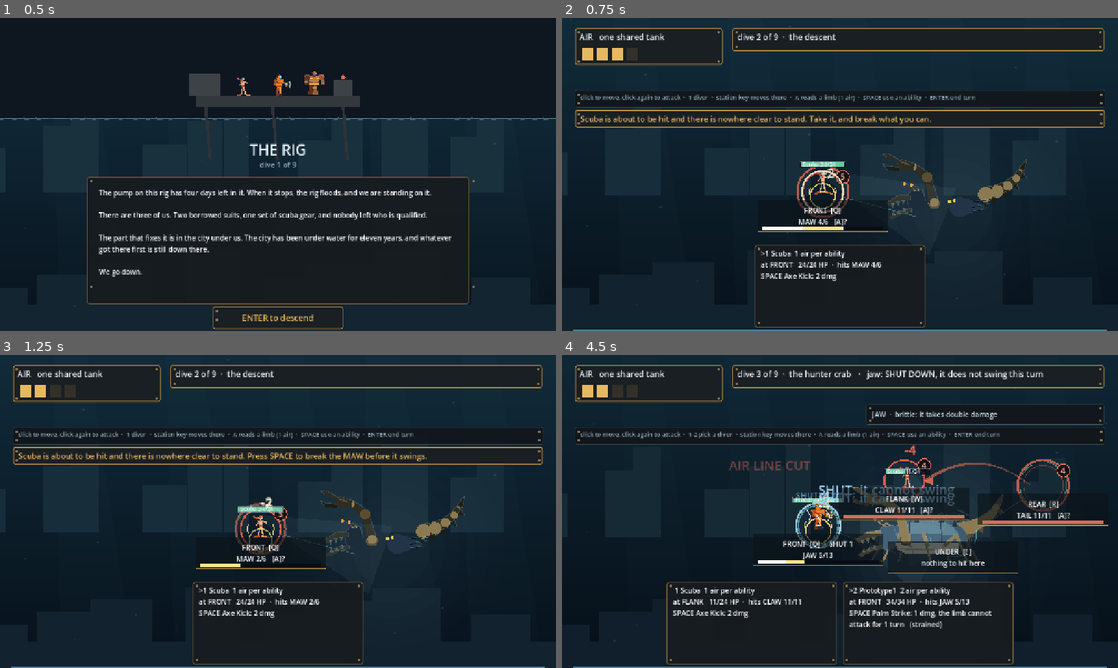
Above: before the commit, frames 1-4 (two rows, left to right).
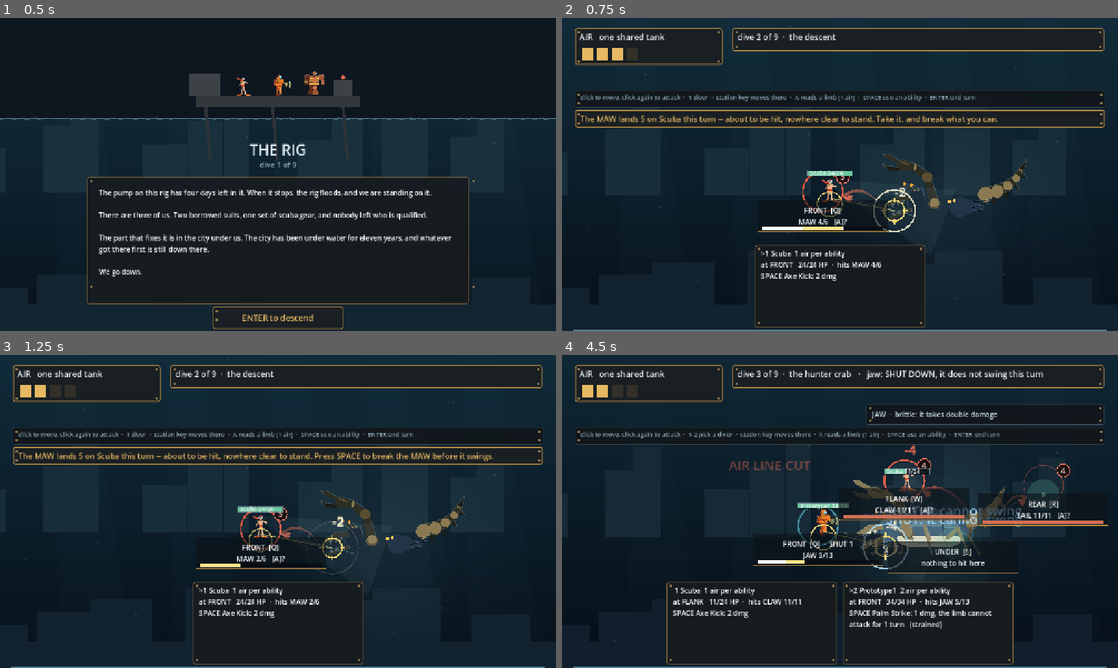
Above: after the commit, the same moments.

Repository: ImmortalDemonGod/salvage
Game: Godot game, scene res://game/main.tscn
The game is run twice, just before and just after one commit, with the same random seed, the same clock (stepped at 60 frames per second) and the same inputs.
Inputs (mouse positions are in pixels of both pictures, inside the frame that each line leads up to):
- Up to frame 1 (0.5 s): no input
- Up to frame 2 (0.75 s): tap Enter at 0.5 s; move the mouse to (962, 158) at 0.52 s; hold Right from 0.53 s (still down); tap 1 at 0.6 s; click (962, 158) at 0.67 s
- Up to frame 3 (1.25 s): keep holding Right; tap Space at 0.77 s
- Up to frame 4 (4.5 s): release Right at 1.25 s; tap Enter at 1.25, 3.5, 4.25 s; drag from (728, 527) to (812, 574) at 1.27 s; move the mouse to (895, 442) at 2.02 s; hold Right 2.03-2.75 s; tap 3 at 2.1 s; drag from (812, 574) to (673, 464) at 2.77 s; move the mouse to (1006, 558) at 3.52 s; hold A 3.53-4.25 s; tap Q at 3.6 s; tap Space at 3.77 s; drag from (673, 464) to (756, 433) at 4.27 s

Frame 1 is identical in both runs. In frame 2, 2.0% of the frame differs, in the area x 3-79%, y 31-69%; in frame 3, 1.5%; in frame 4, 4.5%, in the area x 41-92%, y 33-69%.

Commit message:
everything meant to sit on the creature was floating beside it
The closing review's two blockers shared one root. _limb_at() returned
the STATION's position, so the reticle, the trait glyphs and the origin
of every attack arc drew in open water next to the creature instead of on
it. A reviewer read the brittle cracks as a current marker, because they
were floating in an empty circle 130px from the jaw. The limb anchor now
sits on the creature's mass, which fixes the reticle, the traits and the
arcs in one line.

The reticle itself was two thin arcs nobody could find. It is bold now,
with a visible tether from the diver to the limb: where you stand deciding
what you hit is the one relationship this redesign exists to teach, and it
had no visible expression.

Move halos looked like attack rings -- a reviewer found a damage badge on
an empty station and a may-stand halo side by side, in the same visual
language. A place you may stand is GROUND now: a soft filled teal disc at
the station's base. A place an attack lands stays a red ring. The two
vocabularies no longer share a shape.

And the same escape sentence appeared verbatim on six consecutive screens,
reading as stuck debug text. It names the attacker and the number now --
"The ARM lands 6 on Scuba this turn" -- so every instance is visibly about
this turn, not wallpaper.

Diff:
--- a/game/main.gd
+++ b/game/main.gd
@@ -429,11 +429,15 @@
 			return i
 	return -1
 
+func _body_at() -> Vector2:
+	var ap: Array = combat.enc.art.pos
+	return Vector2(float(ap[0]), float(ap[1])) + Vector2(0, 150)
+
 func _limb_at(idx: int) -> Vector2:
 	for st in range(5):
 		if int(combat.STATION_LIMB[st]) == idx:
-			return place(st)
-	return Vector2(DESIGN.x * 0.72, DESIGN.y * 0.45)
+			return place(st).lerp(_body_at(), 0.55)
+	return _body_at()
 
 func _amount(line: String) -> int:
 	var at := line.rfind(" for ")
@@ -672,6 +676,15 @@
 # suggestion it makes is legal by construction: a station must be open,
 # unthreatened, EMPTY and affordable, and an attack is only offered as an
 # alternative if it actually stops the hit.
+func _incoming(d) -> String:
+	for it in combat.intents():
+		if int(combat.limb_stun[int(it.limb)]) > 0 or combat.limb_broken[int(it.limb)]:
+			continue
+		if int(d.station) in it.stations:
+			return "The %s lands %d on %s this turn" % [
+				String(combat.LIMB_NAMES[int(it.limb)]).to_upper(), int(it.dmg), d.dname]
+	return "%s is about to be hit" % d.dname
+
 func _escape_line(d) -> String:
 	var refuge := -1
 	for st in combat.OPEN_STATIONS:
@@ -699,14 +712,14 @@
 					"SPACE" if slot == 0 else "F", String(combat.LIMB_NAMES[lb]).to_upper()]
 				break
 	if refuge >= 0 and combat.air >= Combat.MOVE_COST:
-		var t := "%s is about to be hit. Move to %s (press %s)" % [
-			d.dname, Combat.STATION_NAMES[refuge], ["Q", "W", "E", "R", "T"][refuge]]
+		var t := "%s -- about to be hit. Move to %s (press %s)" % [
+			_incoming(d), Combat.STATION_NAMES[refuge], ["Q", "W", "E", "R", "T"][refuge]]
 		return t + ("   " + kill + "." if kill != "" else ".")
 	if kill != "":
 		var only: String = kill.trim_prefix("or ")
-		return "%s is about to be hit and there is nowhere clear to stand. %s%s." % [
-			d.dname, only.substr(0, 1).to_upper(), only.substr(1)]
-	return "%s is about to be hit and there is nowhere clear to stand. Take it, and break what you can." % d.dname
+		return "%s -- about to be hit, nowhere clear to stand. %s%s." % [
+			_incoming(d), only.substr(0, 1).to_upper(), only.substr(1)]
+	return "%s -- about to be hit, nowhere clear to stand. Take it, and break what you can." % _incoming(d)
 
 func _lock_step(p) -> String:
 	if p.solved():
@@ -1585,19 +1598,20 @@
 					busy = true
 			if busy:
 				continue
-			var c0: Vector2 = place(int(st))
-			for k in range(10):
-				if k % 2 == 1:
-					continue
-				var a0: float = TAU * float(k) / 10.0 + _clock * 0.8
-				draw_arc(c0, 52.0 + 2.0 * t, a0, a0 + TAU / 10.0, 6, Color(0.55, 0.85, 0.75, 0.5), 2.5)
+			var c0: Vector2 = place(int(st)) + Vector2(0, 22)
+			draw_circle(c0, 34.0 + 3.0 * t, Color(0.45, 0.85, 0.72, 0.13 + 0.06 * t))
+			draw_circle(c0, 5.0, Color(0.55, 0.90, 0.78, 0.8))
 	# 3. what SPACE would do: a reticle on the target and a preview chunk
 	var lb: int = combat.target_limb(d)
 	if lb >= 0 and not combat.limb_broken[lb]:
 		var at: Vector2 = _limb_at(lb)
-		draw_arc(at, 30.0, -0.4 + t * 0.1, 0.4 + t * 0.1, 8, Color(0.95, 0.85, 0.45, 0.9), 2.5)
-		draw_arc(at, 30.0, PI - 0.4 - t * 0.1, PI + 0.4 - t * 0.1, 8, Color(0.95, 0.85, 0.45, 0.9), 2.5)
-		draw_line(at + Vector2(-6, 0), at + Vector2(6, 0), Color(0.95, 0.85, 0.45, 0.9), 2.0)
+		draw_line(foot + Vector2(0, -10), at, Color(0.95, 0.85, 0.45, 0.55), 2.5)
+		var rr: float = 22.0 + 2.0 * t
+		draw_arc(at, rr, 0, TAU, 28, Color(0.95, 0.85, 0.45, 0.95), 3.5)
+		for k in range(4):
+			var ang: float = TAU * float(k) / 4.0
+			var dv := Vector2(cos(ang), sin(ang))
+			draw_line(at + dv * (rr - 5.0), at + dv * (rr + 7.0), Color(0.95, 0.85, 0.45, 0.95), 3.0)
 
 func _draw_traits() -> void:
 	for st in range(5):
@@ -1606,7 +1620,7 @@
 		var lb: int = combat.STATION_LIMB[st]
 		if lb < 0 or combat.limb_broken[lb] or not combat.known(lb):
 			continue
-		var at: Vector2 = place(st) + Vector2(0, -26)
+		var at: Vector2 = _limb_at(lb)
 		match combat.trait_of(lb):
 			"brittle":
 				# cracks: three jagged lines across the limb
